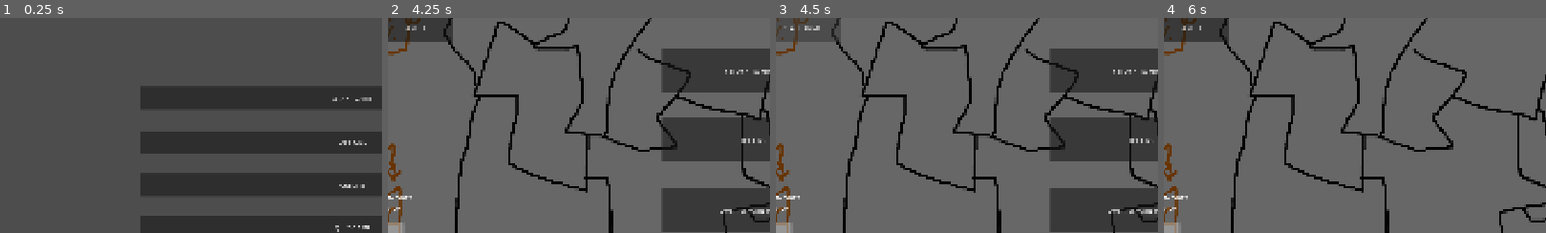
Above: before the commit, frames 1-4 (left to right).
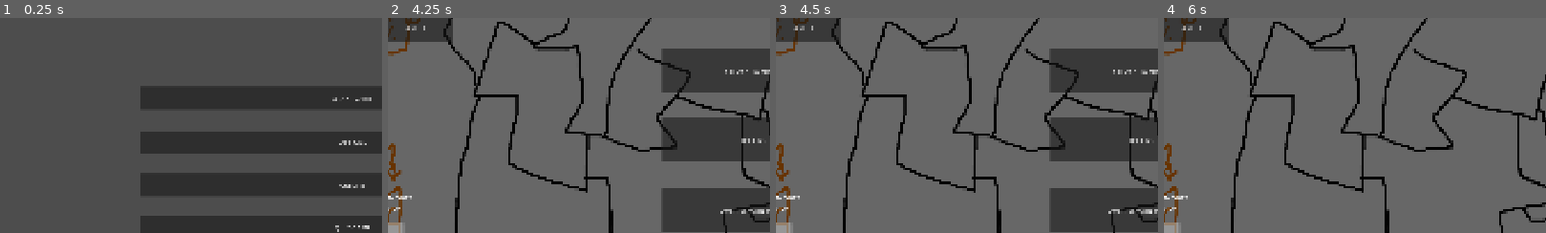
Above: after the commit, the same moments.

Repository: Orangechrisy/gmtk-game-jam-2026
Game: Godot game, scene res://Menus/MainMenu.tscn
Two runs of this game, one before a commit and one after it. Both use one fixed random seed, a clock stepped at 60 frames per second and the inputs below.
Inputs (mouse positions are % of the whole screen's width and height, from its top left):
- Up to frame 1 (0.25 s): no input
- Up to frame 2 (4.25 s): click "START GAME" at 0.5 s; click "PLACE ARMY" at 1.25 s; move the mouse to (72, 45) at 2.02 s; click (72, 45) at 2.17 s; click "PLACE ARMY" at 2.75 s; click "MENU" at 3.5 s
- Up to frame 3 (4.5 s): click "CANCEL" at 4.25 s
- Up to frame 4 (6 s): click "PLACE ARMY" (after the commit: "CANCEL") at 5 s; click "RETURN TO GAME" at 5.75 s
The pictures show only the part of the screen within x 3-53%, y 28-78%; the shares and areas given below are measured in that part.

Frames 1-2 are identical in both runs. In frame 3, 0.2% of the frame differs, in the area x 2-12%, y 3-6%; in frame 4, nothing differs.

Commit message:
pause fix

Diff:
--- a/Menus/PauseMenu.tscn
+++ b/Menus/PauseMenu.tscn
@@ -2,6 +2,9 @@
 
 [ext_resource type="Script" uid="uid://nq5b2qatca1p" path="res://Menus/pause_menu.gd" id="1_3ke7c"]
 [ext_resource type="PackedScene" uid="uid://dglekacdrwykk" path="res://Menus/OptionsMenu.tscn" id="2_7n1tg"]
+
+[sub_resource type="CanvasTexture" id="CanvasTexture_44tyx"]
+specular_color = Color(0, 0, 0, 1)
 
 [sub_resource type="LabelSettings" id="LabelSettings_a6wwx"]
 font_size = 30
@@ -10,6 +13,14 @@
 layout_mode = 3
 anchors_preset = 0
 script = ExtResource("1_3ke7c")
+
+[node name="TextureRect" type="TextureRect" parent="." unique_id=1336114848]
+modulate = Color(1, 1, 1, 0)
+layout_mode = 0
+offset_right = 1921.0
+offset_bottom = 1081.0
+mouse_filter = 0
+texture = SubResource("CanvasTexture_44tyx")
 
 [node name="PausePauseMenu" type="Control" parent="." unique_id=1101120966]
 anchors_preset = 0
